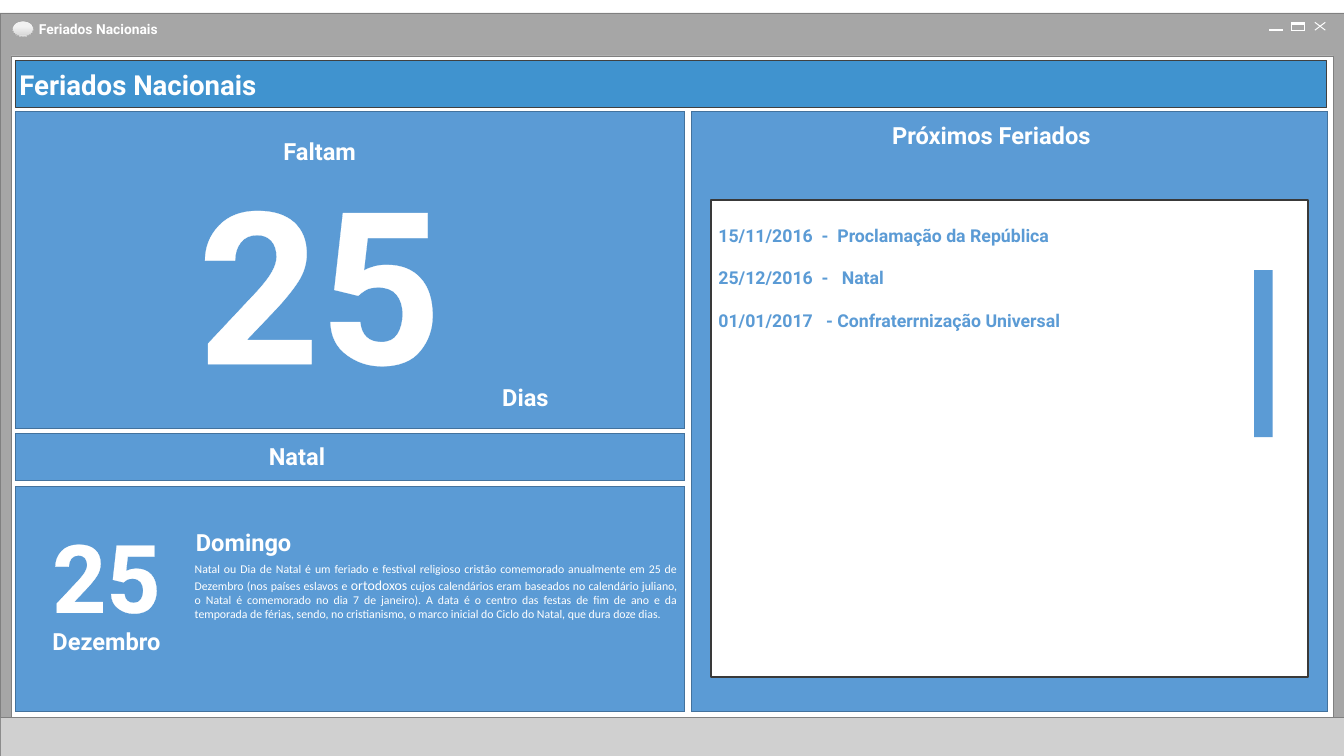
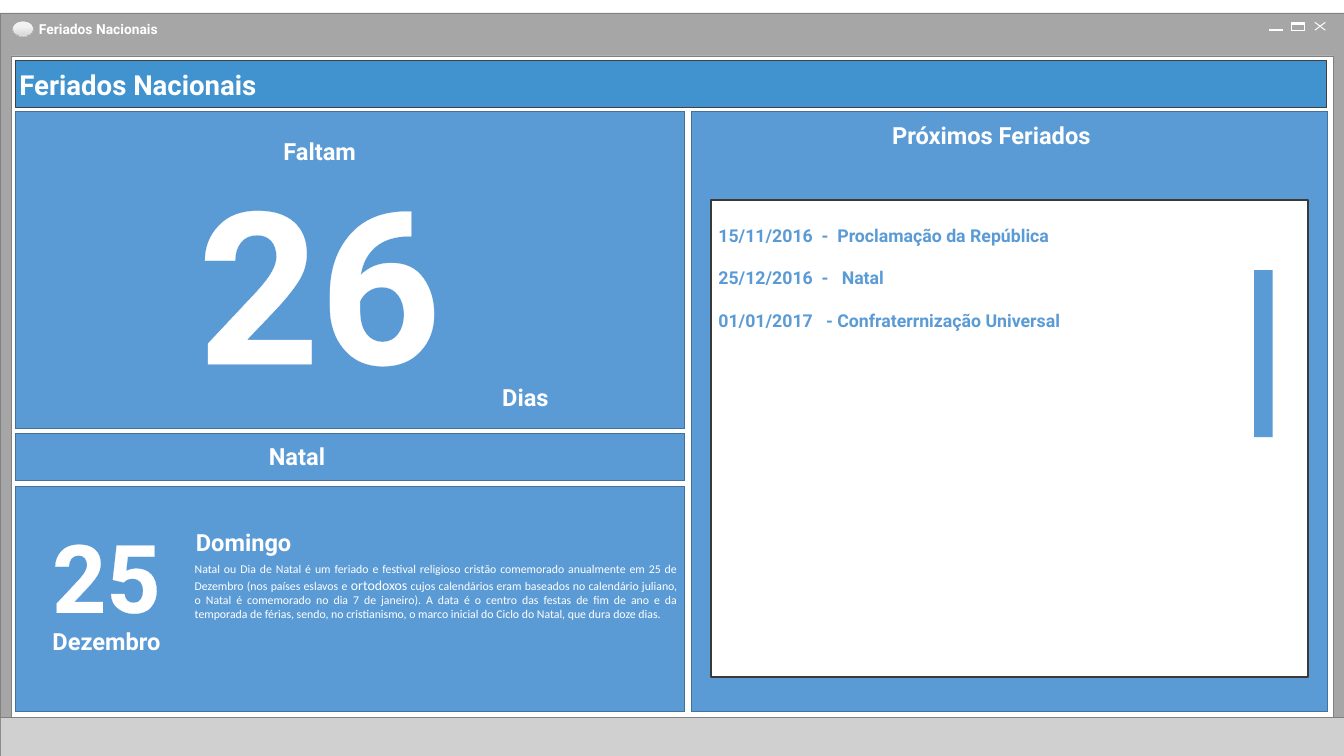
Before and after one commit to fcsweb2/FeriadosNacionais, a slide deck: slide 1 of DOCUMENTACAO/tela.pptx. Drawn at 1344x756 pixels with LibreOffice and Linux fonts; fonts in the diff are those of the drawing; grey boxes stand for pictures. Boxes give left, top, right and bottom in pixels: in the first picture for what was removed or moved away, otherwise in the second. Text is boxed around its words. In the diff, an @@ line names an element or a change of style, - is before the commit and + after.

Commit message:
Nova correção
Nova correção

```diff
--- a/DOCUMENTACAO/tela.pptx
+++ b/DOCUMENTACAO/tela.pptx
@@ text at (198,211,442,367): text changed @@
-25
+26
```
